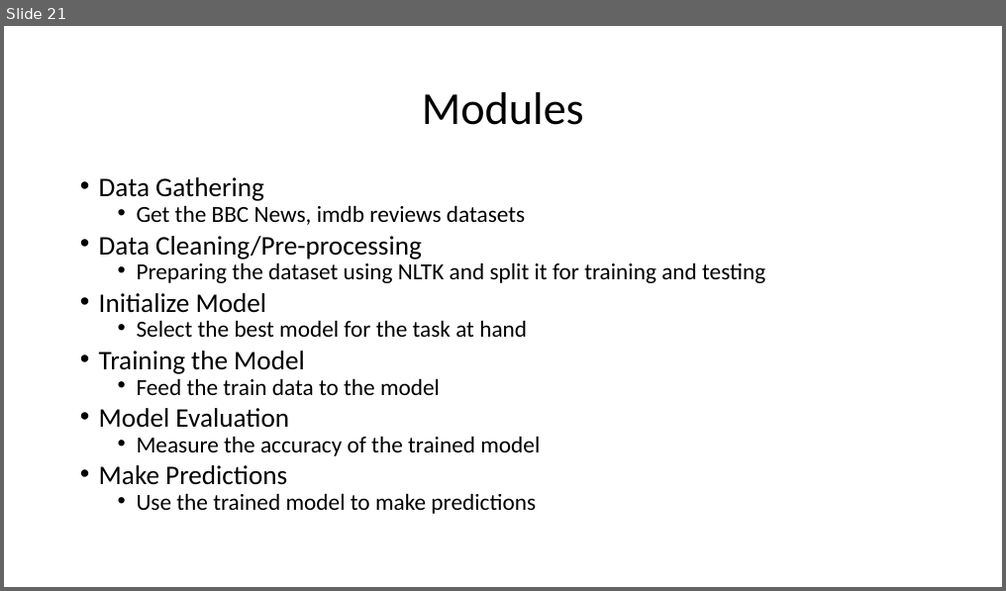
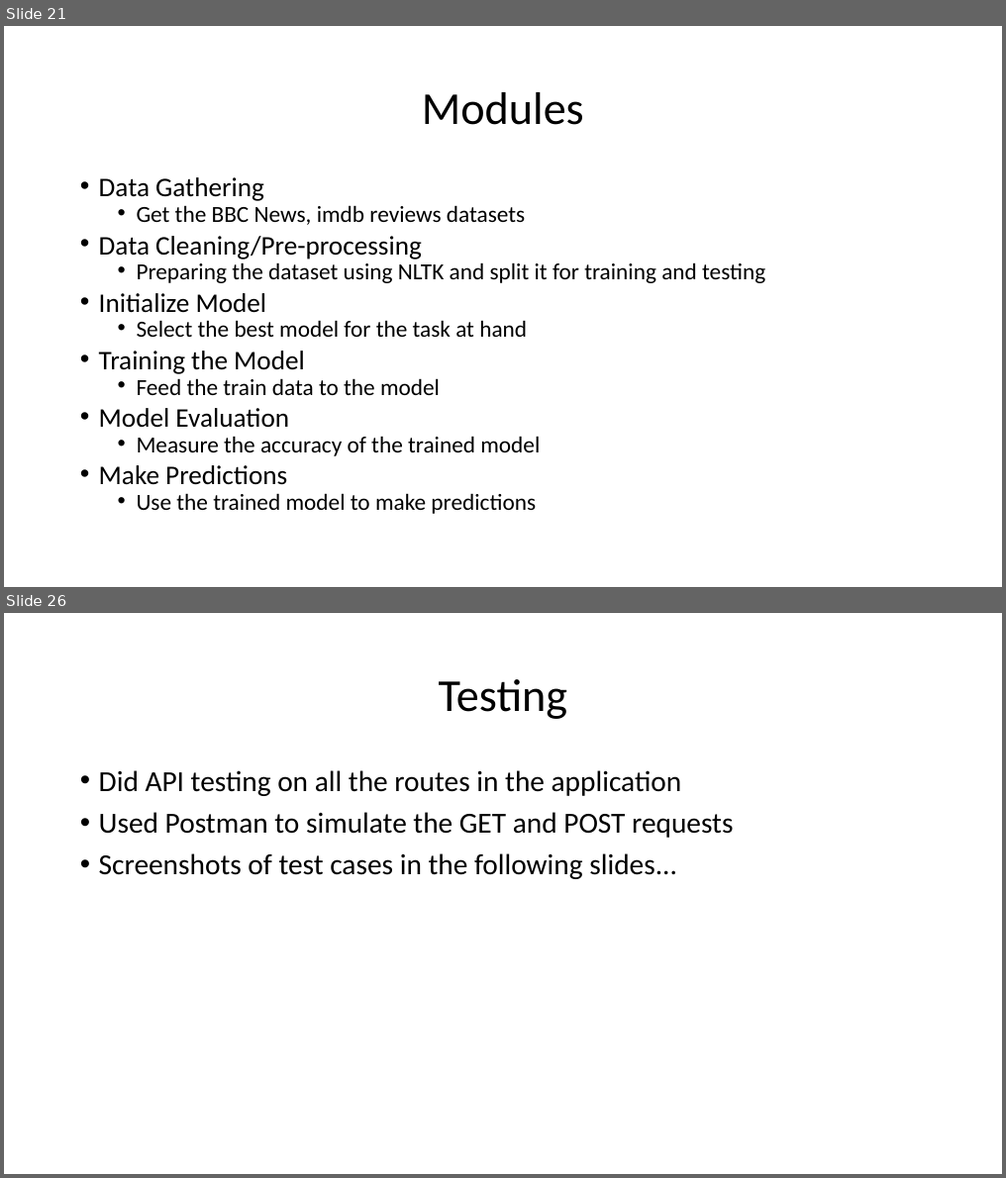
Before and after one commit to HarshaKy/text-classifier, a slide deck: docs/presentation/Presentation.pptx. Shown one above the other, each under a label of ours: slide 21 before the commit, slides 21 and 26 after it; the slides between them are not shown. The pictures are 1006x591 and 1006x1178 pixels, drawn with LibreOffice and Linux fonts; fonts in the diff are those of the drawing. Boxes give left, top, right and bottom in pixels: in the first picture for what was removed or moved away, otherwise in the second. Text is boxed around its words. In the diff, an @@ line names an element or a change of style, - is before the commit and + after.

```diff
--- a/docs/presentation/Presentation.pptx
+++ b/docs/presentation/Presentation.pptx
@@ slide 26 added at [4,613,1002,1174], background #FFFFFF @@
@@ title added at [439,679,568,719], 44 pt, text #000000 @@
+Testing
@@ text added at [99,770,733,879], 28 pt, text #000000 @@
+• Did API testing on all the routes in the application
+• Used Postman to simulate the GET and POST requests
+• Screenshots of test cases in the following slides...
```
Also in this commit, not shown: 11 other slides added, 1 other file.
